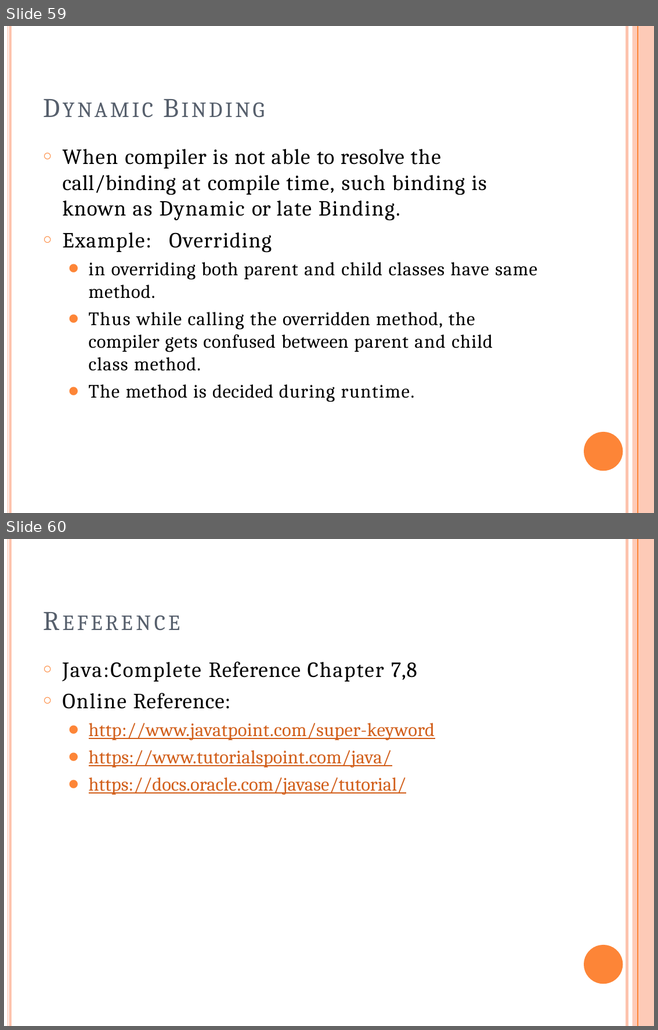
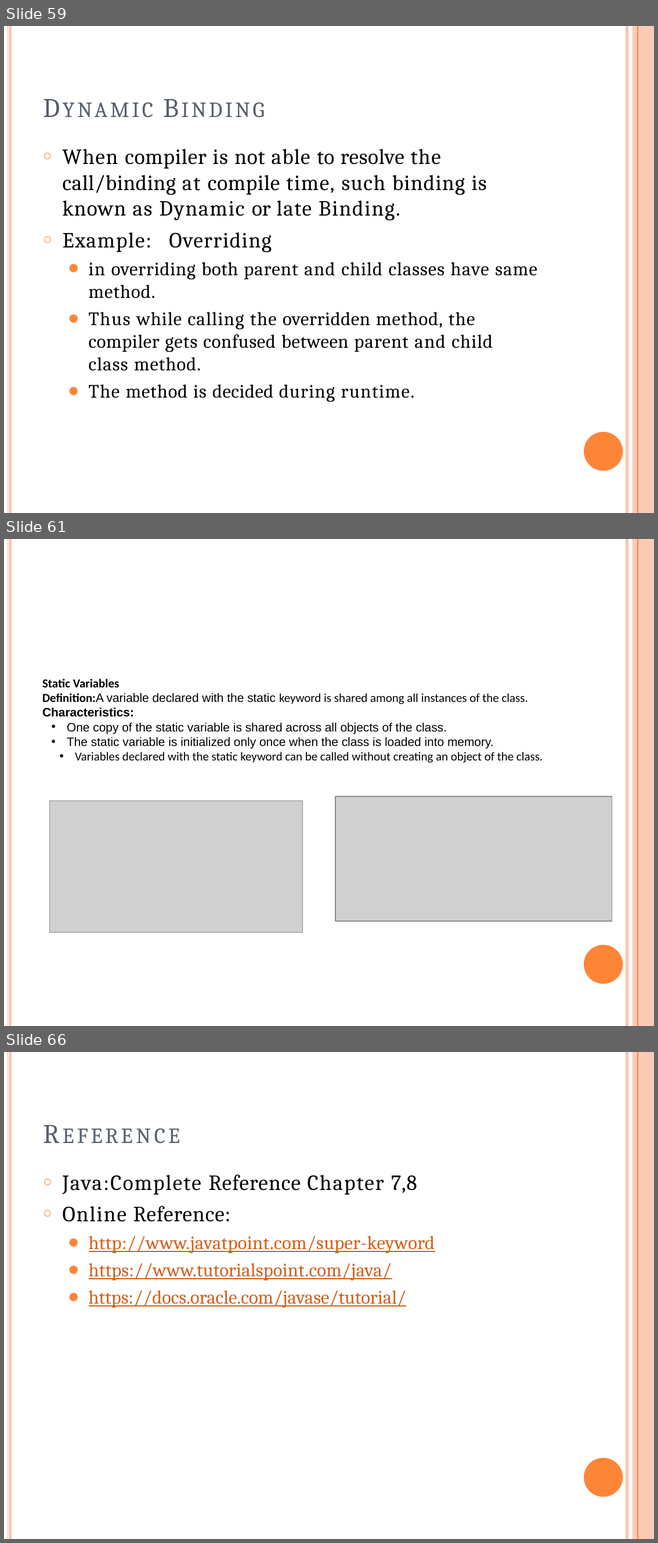
Before and after one commit to ashrafulparan2/UIU-Resources, a slide deck: OOP Theory materials-Spring_26/Mid/Lecture4_OOPPrinciples.pptx. Shown one above the other, each under a label of ours: slides 59 and 60 before the commit, slides 59, 61 and 66 after it; the slides between them are not shown. The pictures are 658x1030 and 658x1543 pixels, drawn with LibreOffice and Linux fonts; fonts in the diff are those of the drawing; grey boxes stand for pictures. Boxes give left, top, right and bottom in pixels: in the first picture for what was removed or moved away, otherwise in the second. Text is boxed around its words. In the diff, an @@ line names an element or a change of style, - is before the commit and + after.

```diff
--- a/OOP Theory materials-Spring_26/Mid/Lecture4_OOPPrinciples.pptx
+++ b/OOP Theory materials-Spring_26/Mid/Lecture4_OOPPrinciples.pptx
@@ slide 61 added at (4,539,654,1026), background #FFFFFF; not listed: 5 template elements that a slide beside it also shows @@
@@ text added at (42,679,542,763), 13.5 pt, text #000000 @@
+Static Variables
+Definition:A variable declared with the static keyword is shared among all instances of the class.
+Characteristics:
+  • One copy of the static variable is shared across all objects of the class.
+  • The static variable is initialized only once when the class is loaded into memory.
+  • Variables declared with the static keyword can be called without creating an object of the class.
@@ picture added at (335,797,612,921) @@
@@ picture added at (49,801,302,933) @@
@@ what was slide 60 is now slide 66 @@
```
Also in this commit, not shown: 5 other slides added, 3 other files.
